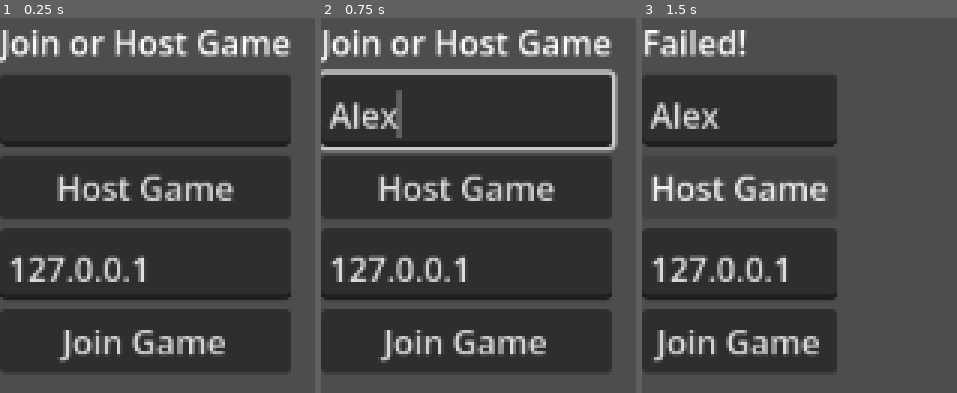
Above: before the commit, frames 1-3 (left to right).
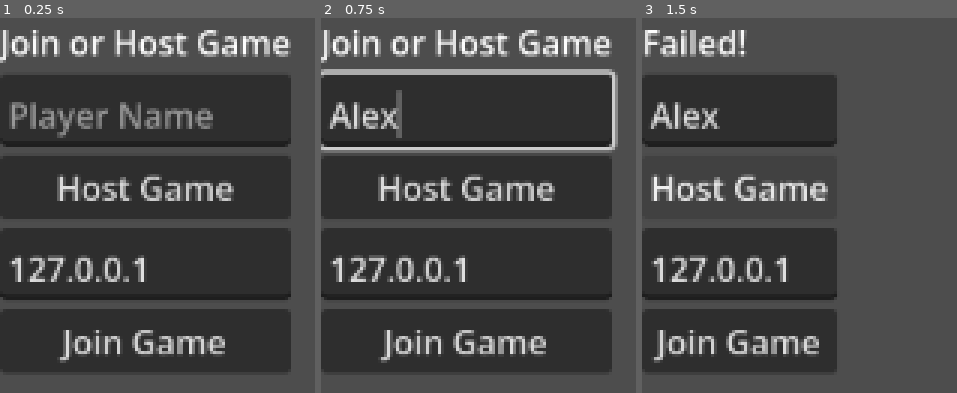
Above: after the commit, the same moments.

Repository: eikap/ggj-2026
Game: Godot game, scene res://Scenes/NetworkTest/LobbyTest.tscn
Two runs of this game, one before a commit and one after it. Both use one fixed random seed, a clock stepped at 60 frames per second and the inputs below. The project has no main scene, so this scene is started directly.
Inputs (mouse positions are in pixels of both pictures, inside the frame that each line leads up to):
- Up to frame 1 (0.25 s): no input
- Up to frame 2 (0.75 s): click (465, 111) at 0.52 s; type "Alex" at 0.6 s
- Up to frame 3 (1.5 s): click "Host Game" at 1.25 s

The runs differ from the first frame. In frame 1, 2.3% of the frame differs, in the area x 2-68%, y 22-32%; in frame 2, nothing differs; in frame 3, nothing differs.

Commit message:
Dedicated server support

Diff:
--- a/Scenes/NetworkTest/LobbyTest.tscn
+++ b/Scenes/NetworkTest/LobbyTest.tscn
@@ -19,6 +19,7 @@
 [node name="PlayerName" type="TextEdit" parent="VBoxContainer" unique_id=1304615565]
 custom_minimum_size = Vector2(0, 35)
 layout_mode = 2
+placeholder_text = "Player Name"
 
 [node name="Button" type="Button" parent="VBoxContainer" unique_id=938463413]
 layout_mode = 2
--- a/Scripts/lobby.gd
+++ b/Scripts/lobby.gd
@@ -7,7 +7,11 @@
 
 func _enter_tree():
 	Network.player_connected.connect(player_connected)
-	return
+
+	if OS.has_feature("dedicated_server"):
+		print("Server starting...")
+		on_host_clicked()
+		return
 
 func on_host_clicked():
 	if(!playerNameInput.text.is_empty()):
@@ -15,10 +19,12 @@
 	statusText.text = "Hosting..."
 	var result = Network.create_game()
 
-	print(result)
 	if(result != OK):
 		statusText.text = "Failed!"
+		print("Failed!")
+		return
 
+	print("Success!")
 	return
 
 func on_join_clicked():
--- a/Scripts/network.gd
+++ b/Scripts/network.gd
@@ -51,8 +51,10 @@
 		return error
 	multiplayer.multiplayer_peer = peer
 
-	players[1] = player_info
-	player_connected.emit(1, player_info)
+	if !OS.has_feature("dedicated_server"):
+		players[1] = player_info
+		player_connected.emit(1, player_info)
+
 	return OK
 
 
